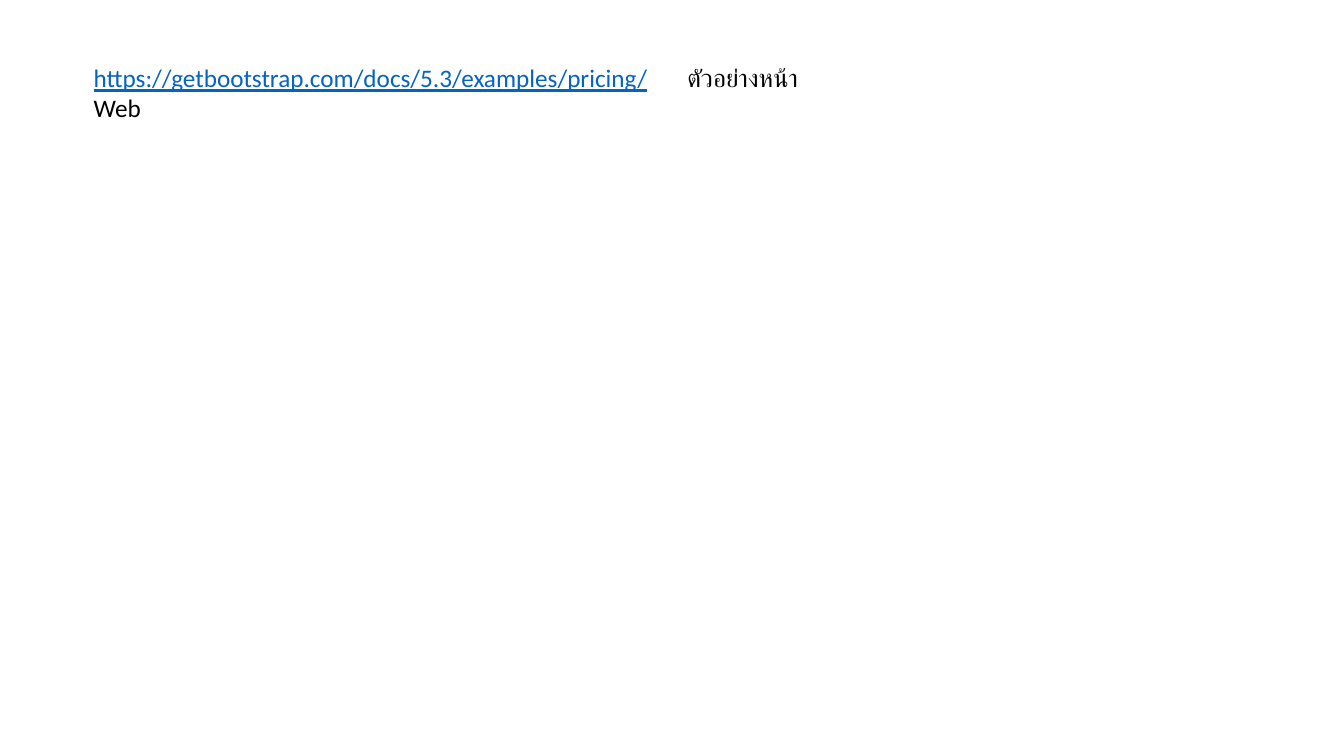
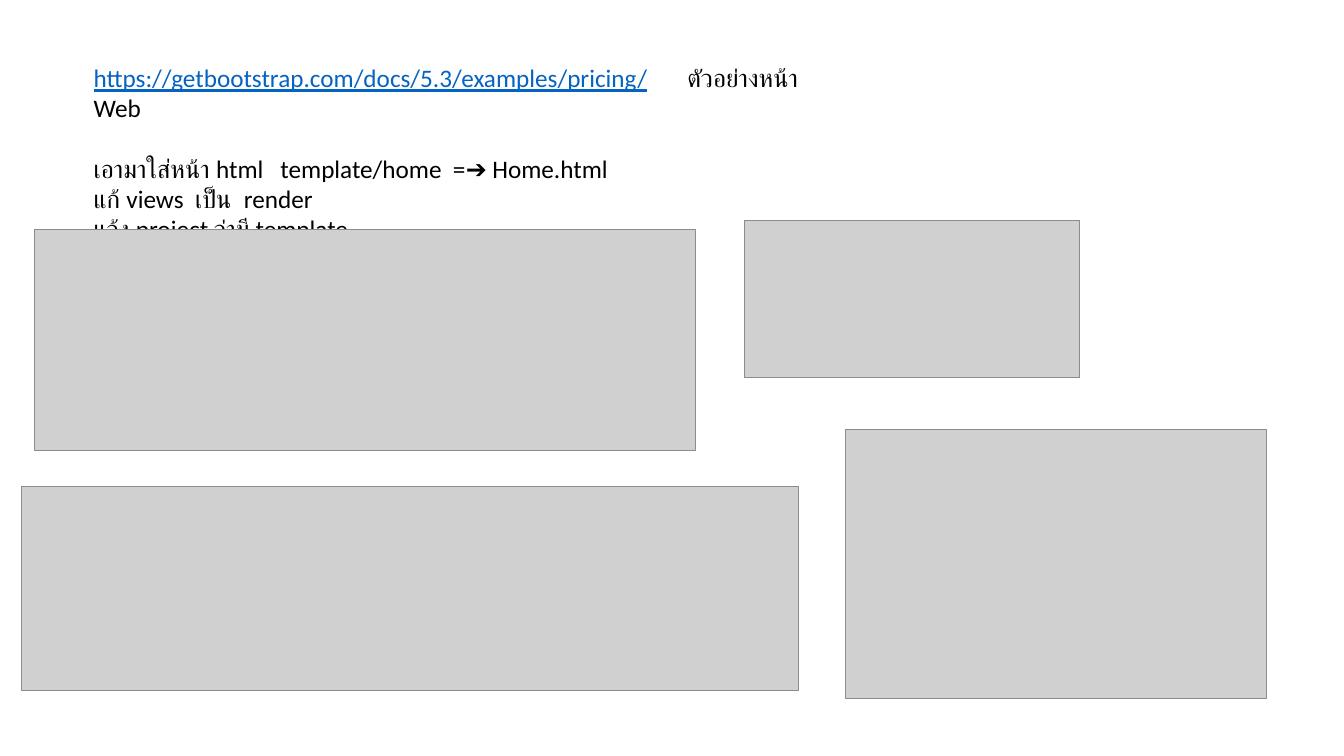
Before and after one commit to Witaya252525/Django_Who-is-Witaya, a slide deck: slide 3 of Note.pptx. Drawn at 1344x756 pixels with LibreOffice and Linux fonts; fonts in the diff are those of the drawing; grey boxes stand for pictures. Boxes give left, top, right and bottom in pixels: in the first picture for what was removed or moved away, otherwise in the second. Text is boxed around its words. In the diff, an @@ line names an element or a change of style, - is before the commit and + after.

```diff
--- a/Note.pptx
+++ b/Note.pptx
@@ text at [94, 159, 607, 230]: paragraphs added @@
+เอามาใส่หน้า html template/home =➔ Home.html
+แก้ views เป็น render
+แจ้ง project ว่ามี template
@@ picture added at [34, 229, 696, 450] @@
@@ picture added at [745, 221, 1080, 378] @@
@@ picture added at [845, 430, 1266, 699] @@
@@ picture added at [21, 487, 799, 691] @@
```
Also in this commit, not shown: 1 slide added, 1 slide removed, 3 other files.
